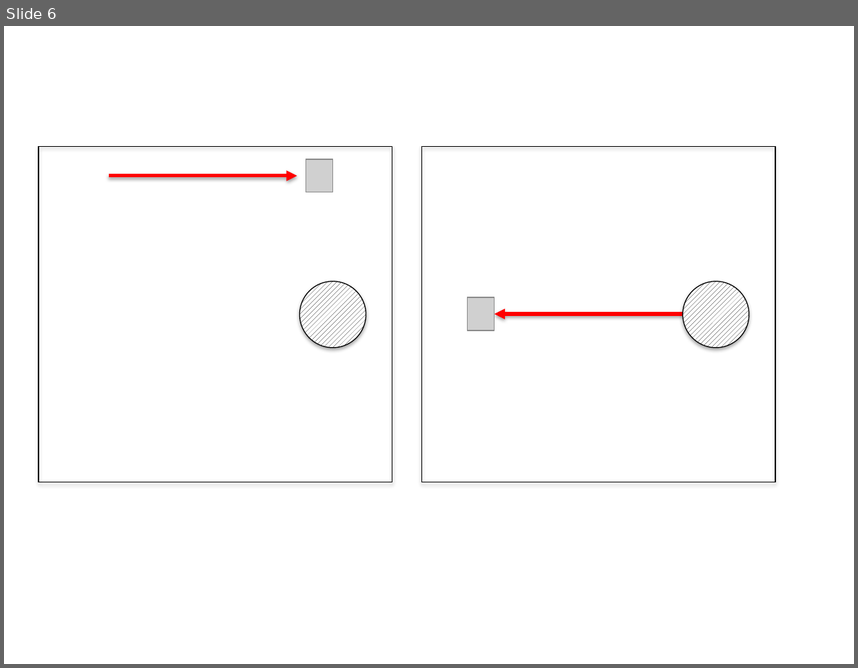
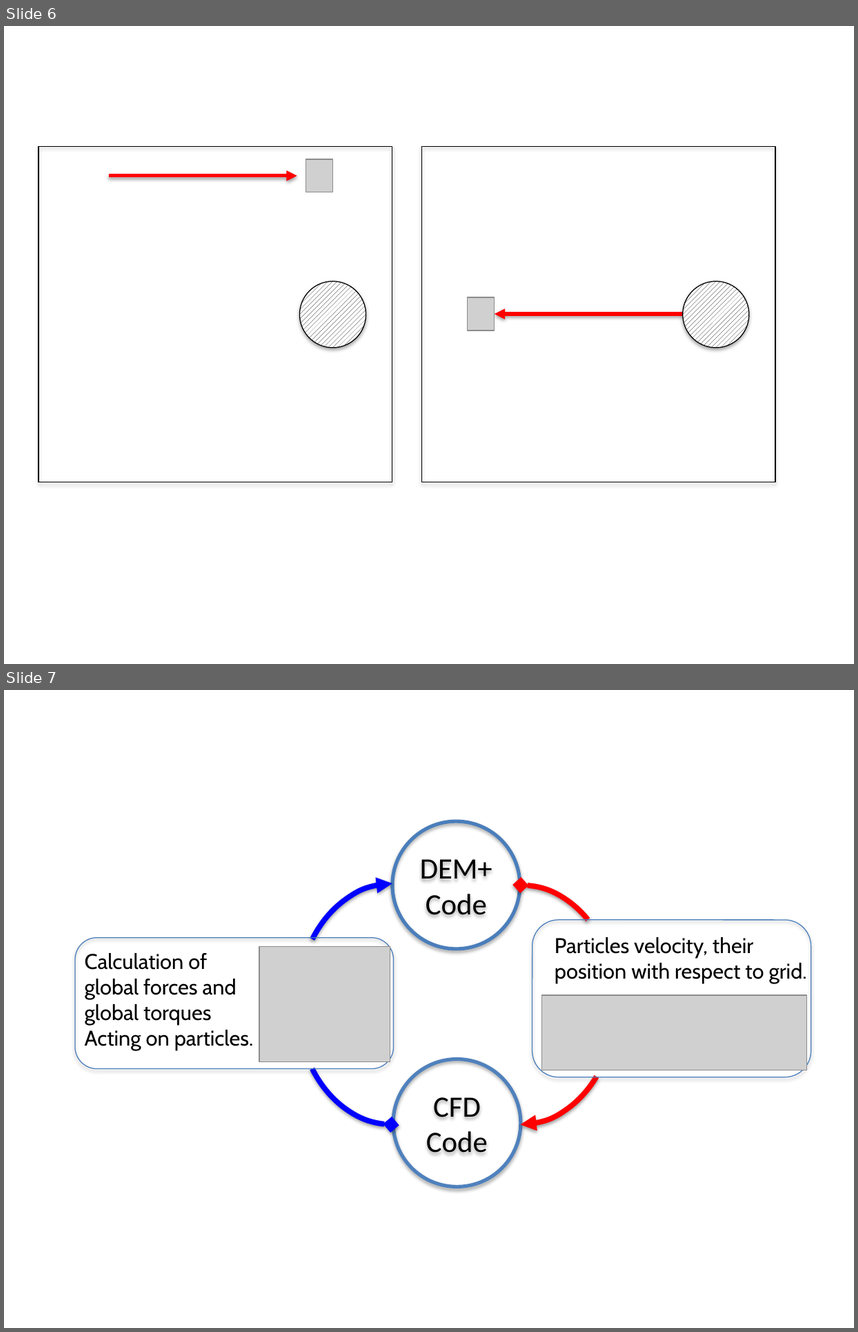
Before and after one commit to kastermight/comps, a slide deck: fig/model.pptx. Shown one above the other, each under a label of ours: slide 6 before the commit, slides 6 and 7 after it. The pictures are 858x668 and 858x1332 pixels, drawn with LibreOffice and Linux fonts; fonts in the diff are those of the drawing; grey boxes stand for pictures. Boxes give left, top, right and bottom in pixels: in the first picture for what was removed or moved away, otherwise in the second. Text is boxed around its words. In the diff, an @@ line names an element or a change of style, - is before the commit and + after.

```diff
--- a/fig/model.pptx
+++ b/fig/model.pptx
@@ slide 7 added at [4,690,854,1328], background #FFFFFF @@
@@ ellipse added at [392,821,520,949], outline #4B7EBC 3 pt, 25 pt, text #000000 @@
+DEM+
+Code
@@ arc (boxed as its full ellipse) added at [297,883,488,1123], outline #0000FF 4.5 pt @@
@@ arc (boxed as its full ellipse) added at [297,885,488,1125], outline #0000FF 4.5 pt @@
@@ arc (boxed as its full ellipse) added at [424,885,615,1125], outline #FF0000 4.5 pt @@
@@ arc (boxed as its full ellipse) added at [425,885,616,1125], outline #FF0000 4.5 pt @@
@@ rounded rectangle added at [75,938,394,1068], outline #4B7EBC 0.75 pt @@
@@ rounded rectangle added at [532,920,811,1077], outline #4B7EBC 0.75 pt @@
@@ text added at [555,937,807,983], 18 pt, text #000000 @@
+Particles velocity, their
+position with respect to grid.
@@ text added at [85,953,254,1050], 18 pt, text #000000 @@
+Calculation of global forces and
+global torques
+Acting on particles.
@@ picture added at [259,947,390,1063] @@
@@ picture added at [542,995,807,1070] @@
@@ ellipse added at [393,1059,521,1186], outline #4F81BD 3 pt, 25 pt, text #000000 @@
+CFD
+Code
```
Also in this commit, not shown: 16 other files.
